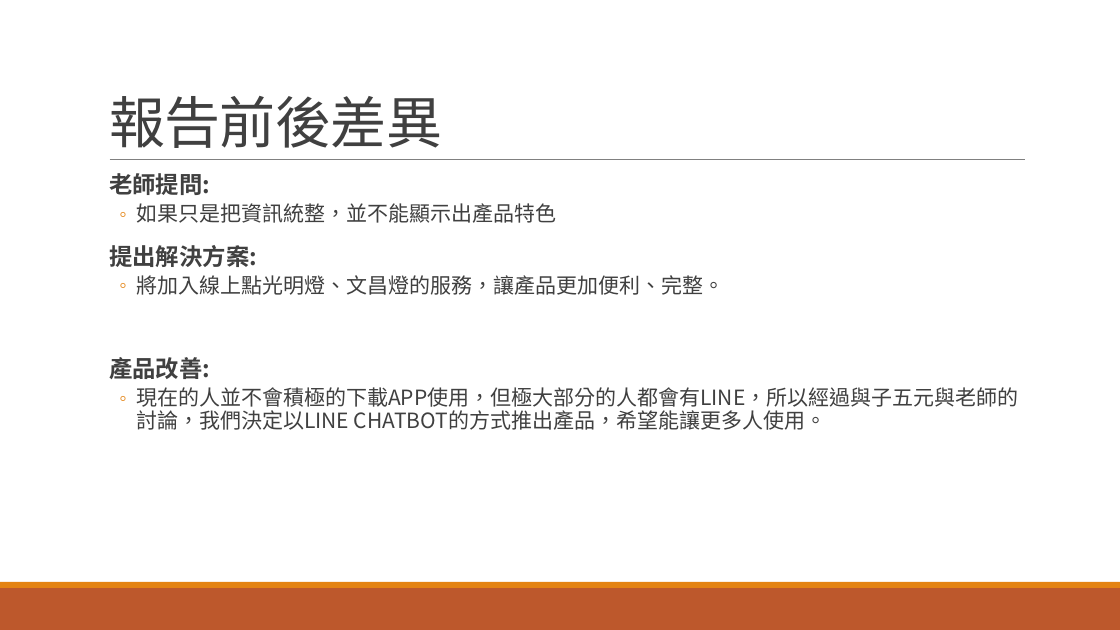
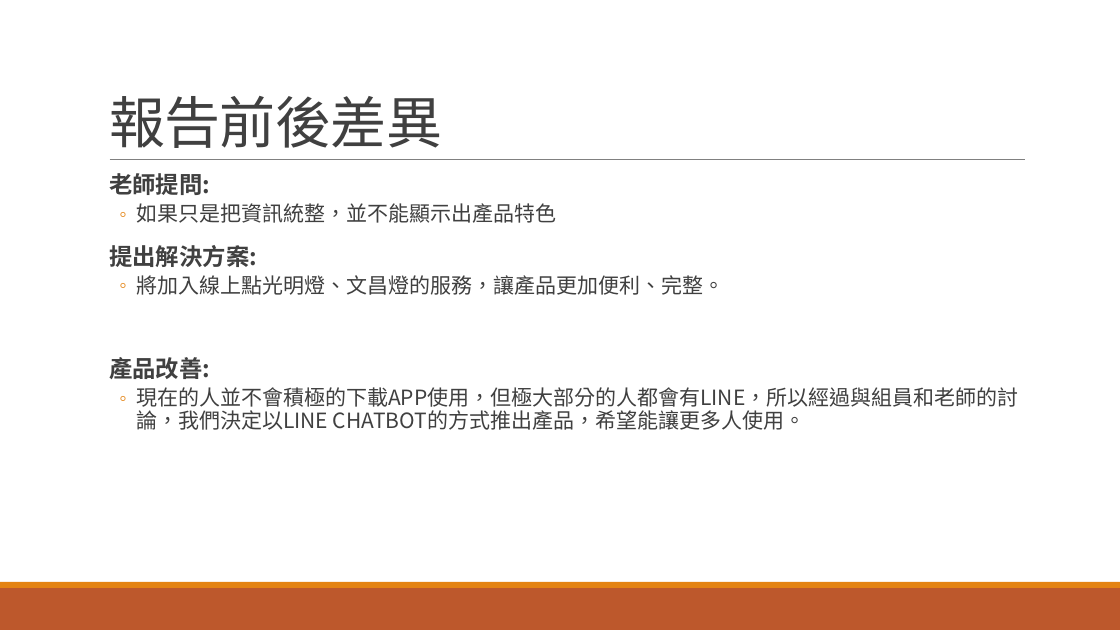
Before and after one commit to ntust-csie-islab/107-CC-homework1, a slide deck: slide 7 of M10615110/M10615110_HW1.pptx. Drawn at 1120x630 pixels with LibreOffice and Linux fonts; fonts in the diff are those of the drawing; background and template pictures are left out. Boxes give left, top, right and bottom in pixels: in the first picture for what was removed or moved away, otherwise in the second. Text is boxed around its words. In the diff, an @@ line names an element or a change of style, - is before the commit and + after.

Commit message:
M10615110 ppt update

```diff
--- a/M10615110/M10615110_HW1.pptx
+++ b/M10615110/M10615110_HW1.pptx
@@ text at (x1=136, y1=387, x2=1018, y2=430): text changed @@
-  ◦ 現在的人並不會積極的下載APP使用，但極大部分的人都會有LINE，所以經過與子五元與老師的討論，我們決定以LINE CHATBOT的方式推出產品，希望能讓更多人使用。
+  ◦ 現在的人並不會積極的下載APP使用，但極大部分的人都會有LINE，所以經過與組員和老師的討論，我們決定以LINE CHATBOT的方式推出產品，希望能讓更多人使用。
```
